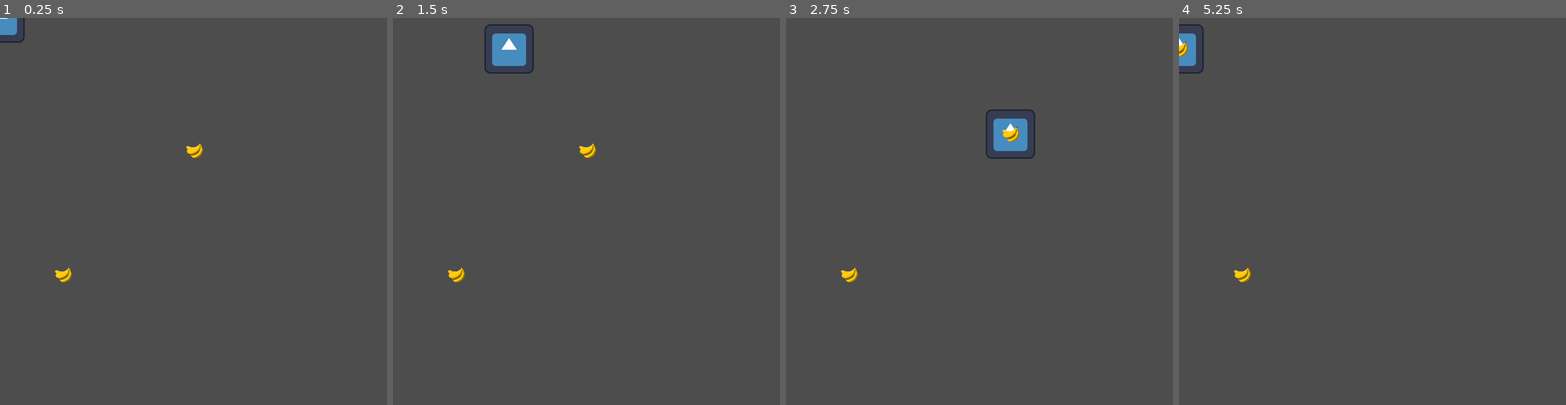
Above: before the commit, frames 1-4 (left to right).
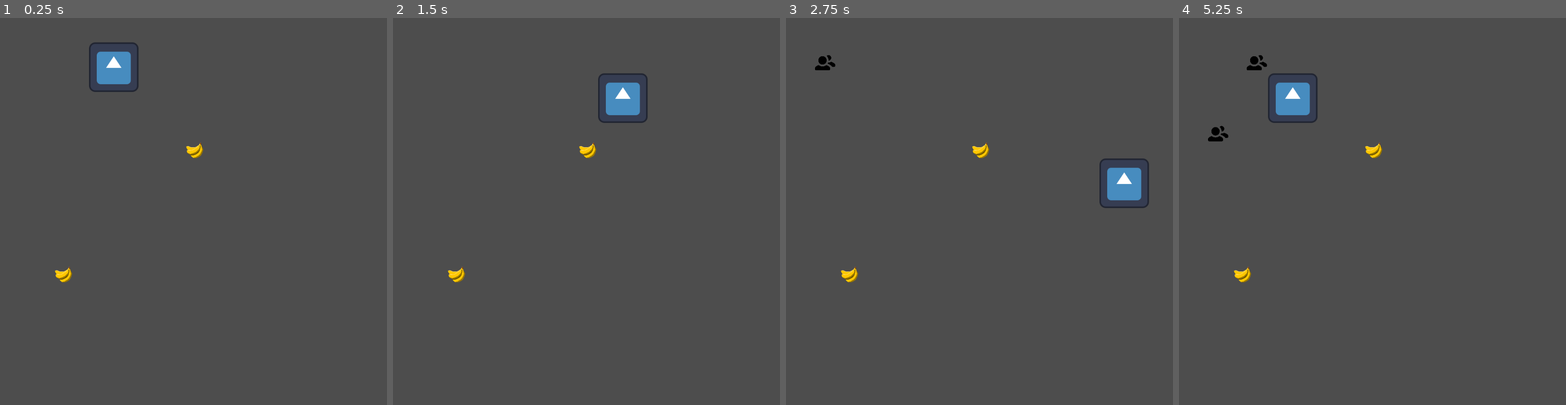
Above: after the commit, the same moments.

Repository: YoussefZayed/competitivecooking-godot
Game: Godot game, scene res://main.tscn
The game is run twice, just before and just after one commit, with the same random seed, the same clock (stepped at 60 frames per second) and the same inputs. The engine's default icon, where the game draws it, is replaced by a stand-in: a white triangle on a blue panel in a dark square.
Inputs:
- Up to frame 1 (0.25 s): no input
- Up to frame 2 (1.5 s): tap Enter at 0.5 s; hold D (right) 0.53-1.28 s; hold S (down) from 1.28 s (still down)
- Up to frame 3 (2.75 s): release S (down) at 2.03 s; hold D (right) from 2.03 s (still down)
- Up to frame 4 (5.25 s): release D (right) at 2.78 s; hold W (up) 2.78-3.53 s; hold A (left) 3.53-5.03 s; hold S (down) from 5.03 s (still down)

The runs differ from the first frame. In frame 1, 1.2% of the frame differs, in the area x 0-36%, y 0-20%; in frame 2, 1.9%; in frame 3, 2.1%, in the area x 7-94%, y 9-50%; in frame 4, 1.8%.
Error before the commit: Invalid access to property or key 'positon' on a base object of type 'Area2D (Customer.gd)'. (res://main.gd:15)

Commit message:
update Customer move Code

Diff:
--- a/main.gd
+++ b/main.gd
@@ -1,7 +1,7 @@
 extends Node
 @export var customerScene: PackedScene
 var customer
-var positionToBeAt =  Vector2(100,100)
+var positionToBeAt =  Vector2(0,300)
 
 
 # Called when the node enters the scene tree for the first time.
@@ -12,10 +12,16 @@
 
 # Called every frame. 'delta' is the elapsed time since the previous frame.
 func _process(delta):
-	if (customer && customer.positon != positionToBeAt):
-		customer.postion.y += 1
+	if (customer && customer.position != positionToBeAt):
+		customer.position = Vector2(positionToBeAt.x,customer.position.y + 500 * delta)
+		if (customer.position.y > positionToBeAt.y):
+			customer.position.y = positionToBeAt.y
 
 
 func _on_add_customer_timeout():
+	positionToBeAt.x += 100
+	if (positionToBeAt.x > 900):
+		positionToBeAt.x = 100
 	customer = customerScene.instantiate()
-	customer.position = Vector2(100,0)
+	add_child(customer)
+	customer.position = Vector2(positionToBeAt.x,0)
--- a/main.tscn
+++ b/main.tscn
@@ -10,6 +10,7 @@
 customerScene = ExtResource("2_ahmme")
 
 [node name="Player" parent="." instance=ExtResource("1_mj7dn")]
+position = Vector2(294, 127)
 
 [node name="Ingredient" parent="." instance=ExtResource("2_m4uao")]
 
@@ -17,5 +18,6 @@
 position = Vector2(163, 663)
 
 [node name="AddCustomer" type="Timer" parent="."]
+wait_time = 2.5
 
 [connection signal="timeout" from="AddCustomer" to="." method="_on_add_customer_timeout"]
